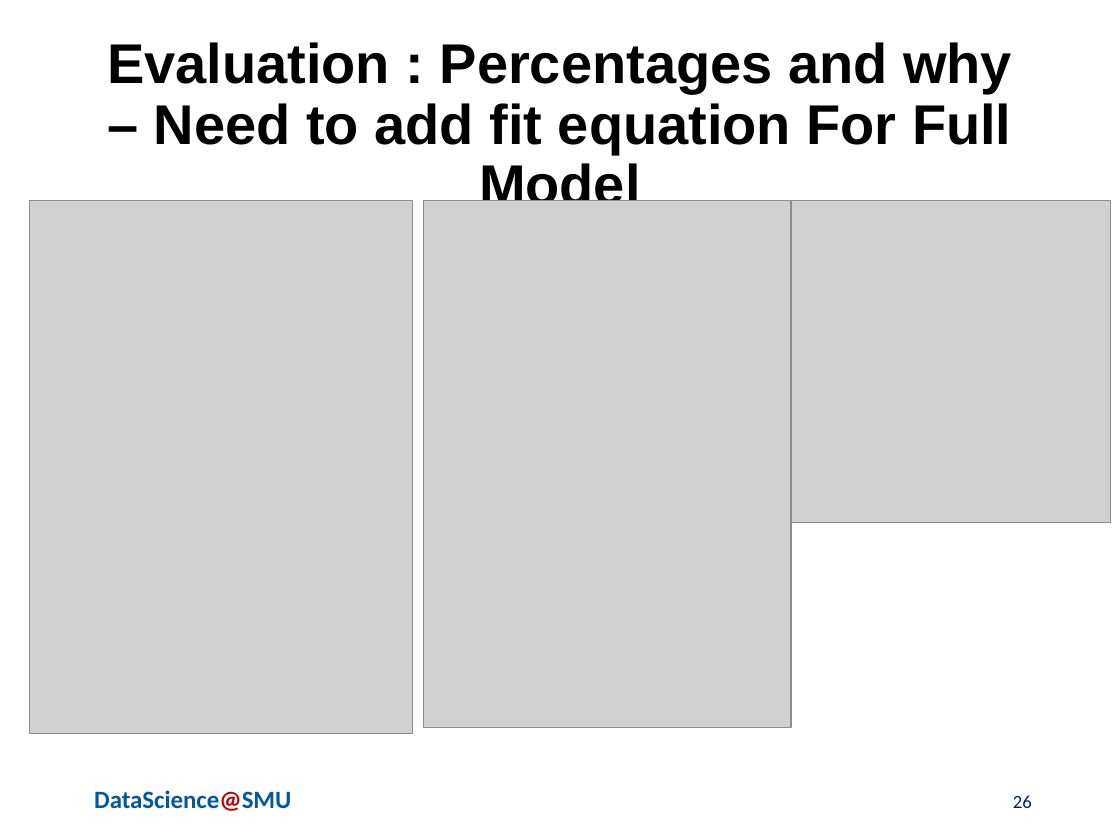
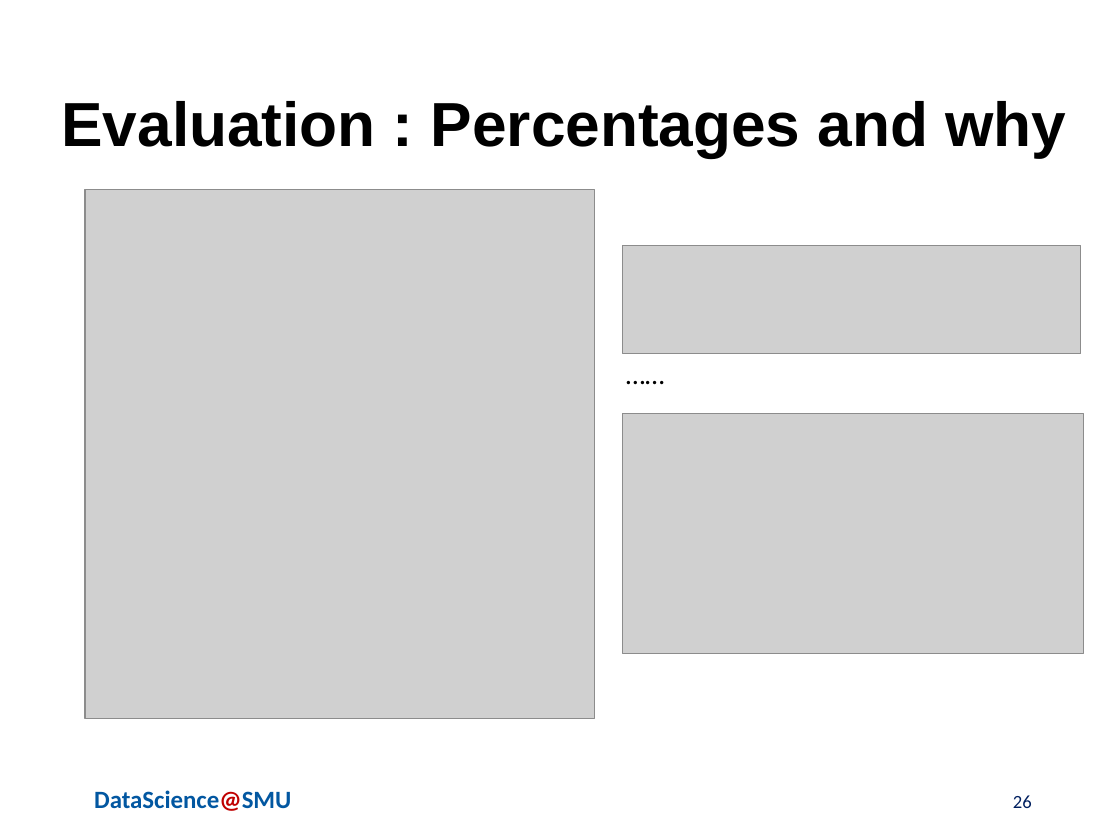
Before and after one commit to chaoshunh/SMU_MSDS, a slide deck: slide 26 of Doing_Data_Science/CaseStudy2/Reports/MSDSPresentation.pptx. Drawn at 1120x840 pixels with LibreOffice and Linux fonts; fonts in the diff are those of the drawing; grey boxes stand for pictures; background and template pictures are left out. Boxes give left, top, right and bottom in pixels: in the first picture for what was removed or moved away, otherwise in the second. Text is boxed around its words. In the diff, an @@ line names an element or a change of style, - is before the commit and + after.

Commit message:
Add files via upload
Added the fit models

```diff
--- a/Doing_Data_Science/CaseStudy2/Reports/MSDSPresentation.pptx
+++ b/Doing_Data_Science/CaseStudy2/Reports/MSDSPresentation.pptx
@@ title at bbox=[62, 101, 1067, 157]: text changed; size 36 to 40 pt @@
-Evaluation : Percentages and why – Need to add fit equation For Full Model
+Evaluation : Percentages and why
@@ picture: place and size @@
-picture at bbox=[30, 200, 412, 734]
+picture at bbox=[85, 189, 595, 718]
@@ picture: place and size @@
-picture at bbox=[423, 200, 791, 727]
+picture at bbox=[623, 245, 1081, 354]
@@ text added at bbox=[615, 351, 692, 395], 18 pt, text #000000 @@
+……
@@ picture: place and size @@
-picture at bbox=[791, 200, 1110, 522]
+picture at bbox=[623, 413, 1083, 654]
```
Also in this commit, not shown: 9 other slides changed.
